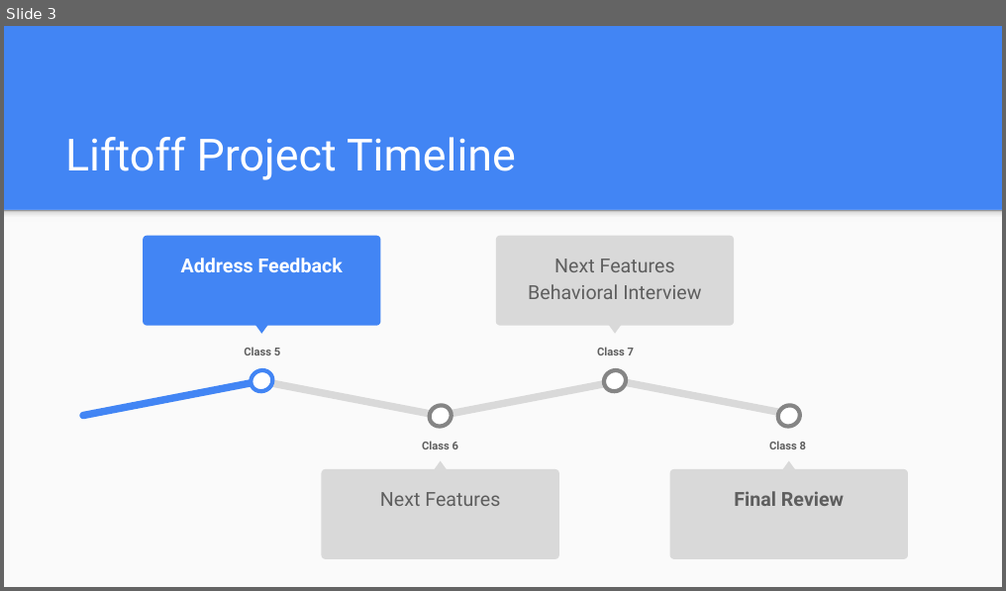
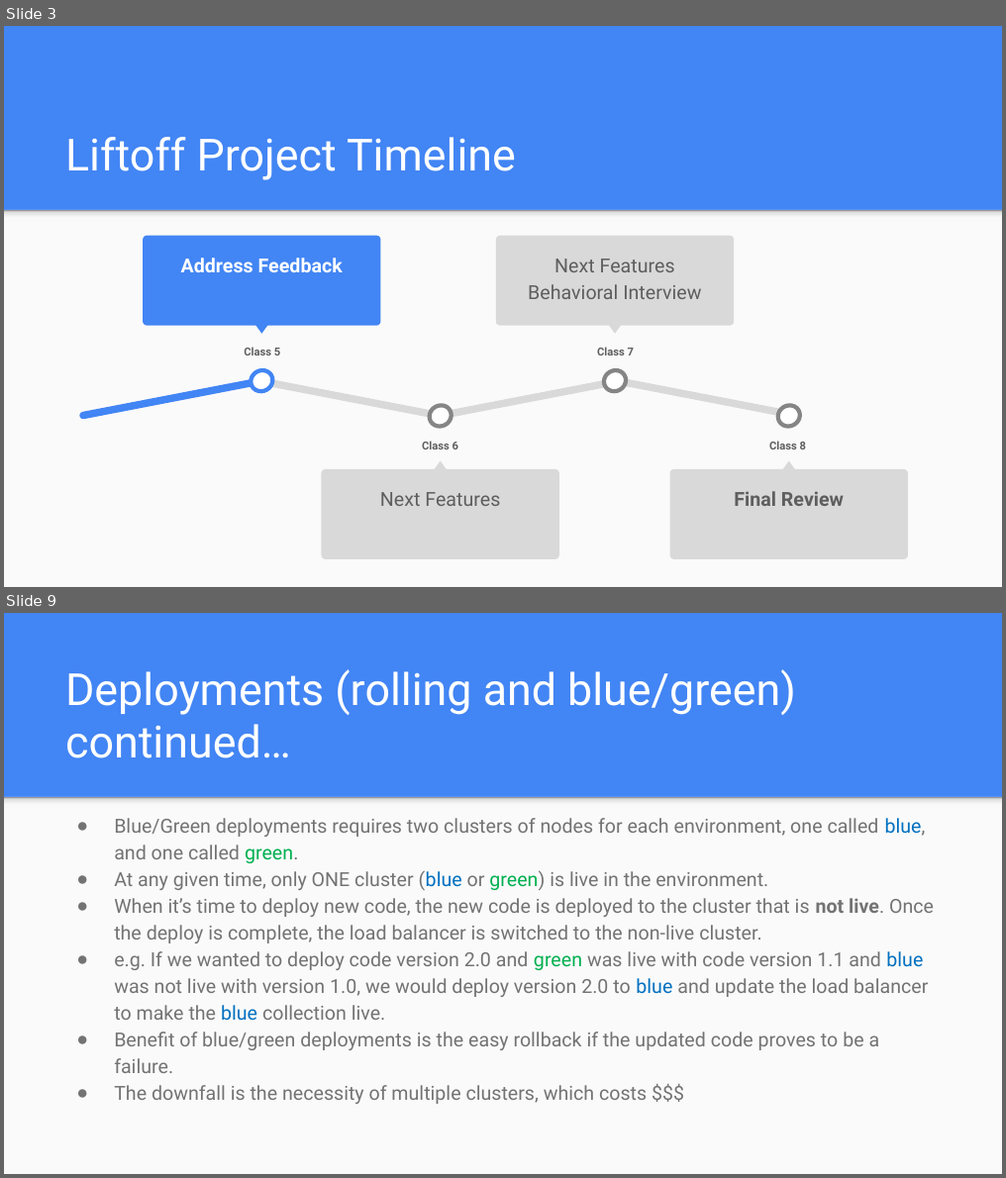
Before and after one commit to icon5585/liftoff-presentations, a slide deck: Class 5 Slides.pptx. Shown one above the other, each under a label of ours: slide 3 before the commit, slides 3 and 9 after it; the slides between them are not shown. The pictures are 1006x591 and 1006x1178 pixels, drawn with LibreOffice and Linux fonts; fonts in the diff are those of the drawing. Boxes give left, top, right and bottom in pixels: in the first picture for what was removed or moved away, otherwise in the second. Text is boxed around its words. In the diff, an @@ line names an element or a change of style, - is before the commit and + after.

```diff
--- a/Class 5 Slides.pptx
+++ b/Class 5 Slides.pptx
@@ slide 9 added at bbox=[4, 613, 1002, 1174], background #4285F4; not listed: 2 template elements that a slide beside it also shows @@
@@ title added at bbox=[65, 669, 796, 759], 32 pt, text #FFFFFF @@
+Deployments (rolling and blue/green) continued…
@@ text added at bbox=[114, 818, 934, 1104], 14 pt, text #737373 @@
+● Blue/Green deployments requires two clusters of nodes for each environment, one called blue, and one called green.
+● At any given time, only ONE cluster (blue or green) is live in the environment.
+● When it’s time to deploy new code, the new code is deployed to the cluster that is not live. Once the deploy is complete, the load balancer is switched to the non-live cluster.
+● e.g. If we wanted to deploy code version 2.0 and green was live with code version 1.1 and blue was not live with version 1.0, we would deploy version 2.0 to blue and update the load balancer to make the blue collection live.
+● Benefit of blue/green deployments is the easy rollback if the updated code proves to be a failure.
+● The downfall is the necessity of multiple clusters, which costs $$$
```
Also in this commit, not shown: 2 slides changed, 12 other slides added, 4 slides removed.
